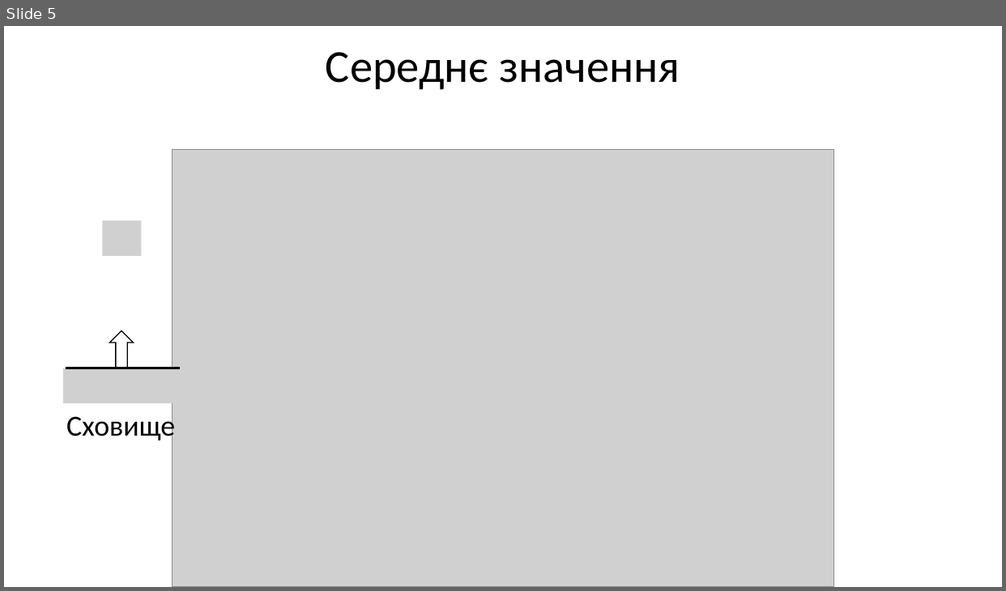
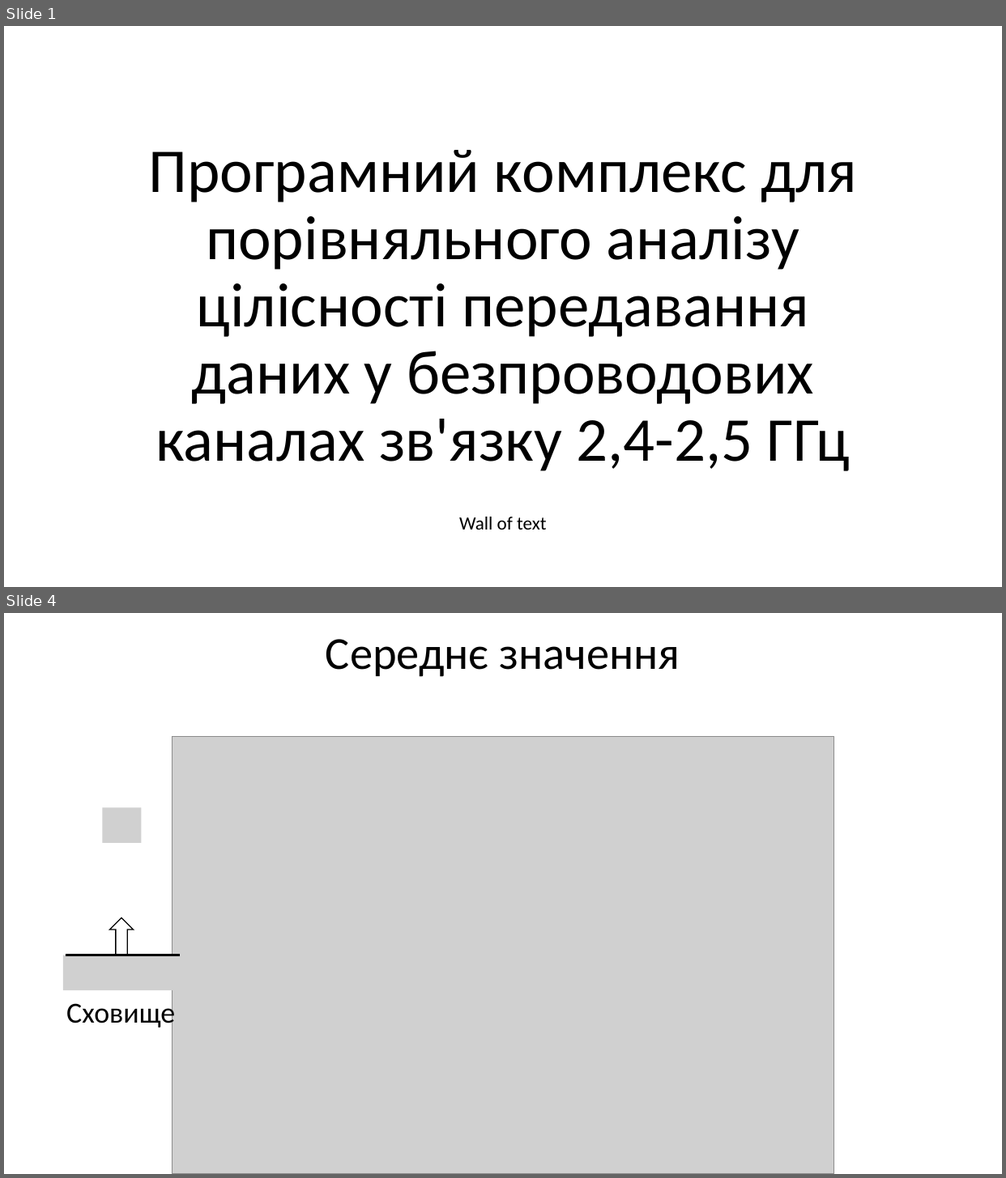
Before and after one commit to RasAlhague/MDRV-Diploma, a slide deck: Presentation.pptx. Shown one above the other, each under a label of ours: slide 5 before the commit, slides 1 and 4 after it; the slides between them are not shown. The pictures are 1006x591 and 1006x1178 pixels, drawn with LibreOffice and Linux fonts; fonts in the diff are those of the drawing; grey boxes stand for pictures. Boxes give left, top, right and bottom in pixels: in the first picture for what was removed or moved away, otherwise in the second. Text is boxed around its words. In the diff, an @@ line names an element or a change of style, - is before the commit and + after.

```diff
--- a/Presentation.pptx
+++ b/Presentation.pptx
@@ slide 1 added at bbox=[4, 26, 1002, 587], background #FFFFFF @@
@@ title added at bbox=[148, 150, 857, 472], 60 pt, text #000000 @@
+Програмний комплекс для порівняльного аналізу цілісності передавання даних у безпроводових каналах зв'язку 2,4-2,5 ГГц
@@ text added at bbox=[459, 517, 546, 530], 18 pt, text #000000 @@
+Wall of text
@@ what was slide 5 is now slide 4 @@
```
Also in this commit, not shown: 1 slide changed, 8 other slides added, 3 slides removed, 18 other files.
